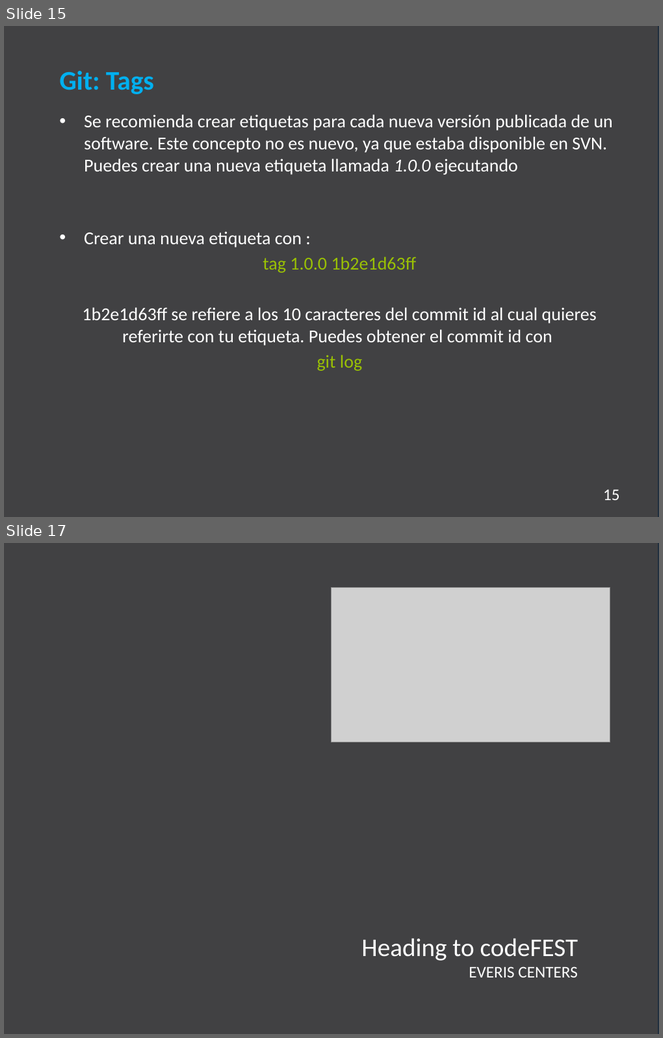
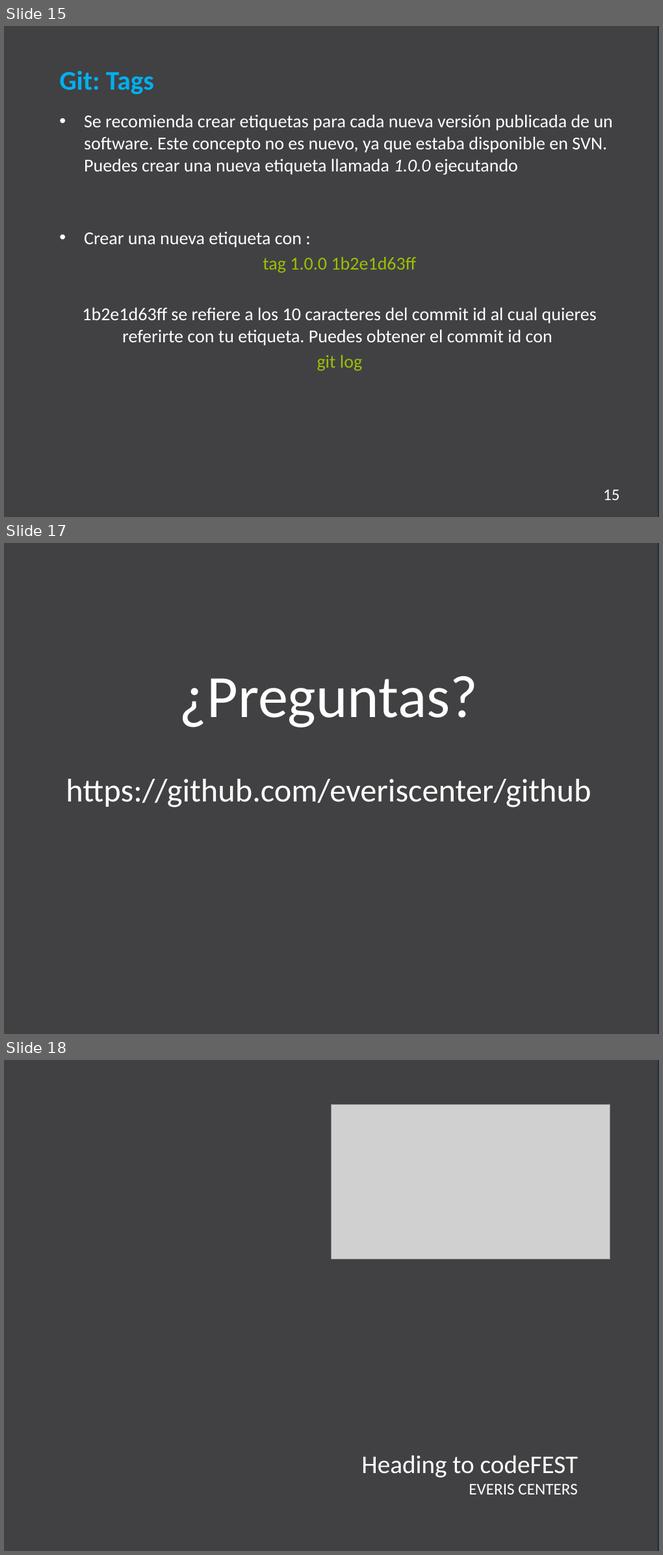
Before and after one commit to dmcisneros/Apuntes, a slide deck: Introducción a GitHubV2.pptx. Shown one above the other, each under a label of ours: slides 15 and 17 before the commit, slides 15, 17 and 18 after it; the slides between them are not shown. The pictures are 663x1038 and 663x1555 pixels, drawn with LibreOffice and Linux fonts; fonts in the diff are those of the drawing; grey boxes stand for pictures. Boxes give left, top, right and bottom in pixels: in the first picture for what was removed or moved away, otherwise in the second. Text is boxed around its words. In the diff, an @@ line names an element or a change of style, - is before the commit and + after.

```diff
--- a/Introducción a GitHubV2.pptx
+++ b/Introducción a GitHubV2.pptx
@@ slide 17 added at (x1=4, y1=543, x2=659, y2=1034), background #FFFFFF; not listed: 2 template elements that a slide beside it also shows @@
@@ text added at (x1=66, y1=676, x2=591, y2=808), 36 pt, text #FFFFFF @@
+¿Preguntas?
+https://github.com/everiscenter/github
@@ what was slide 17 is now slide 18 @@
```
Also in this commit, not shown: 1 slide changed.
